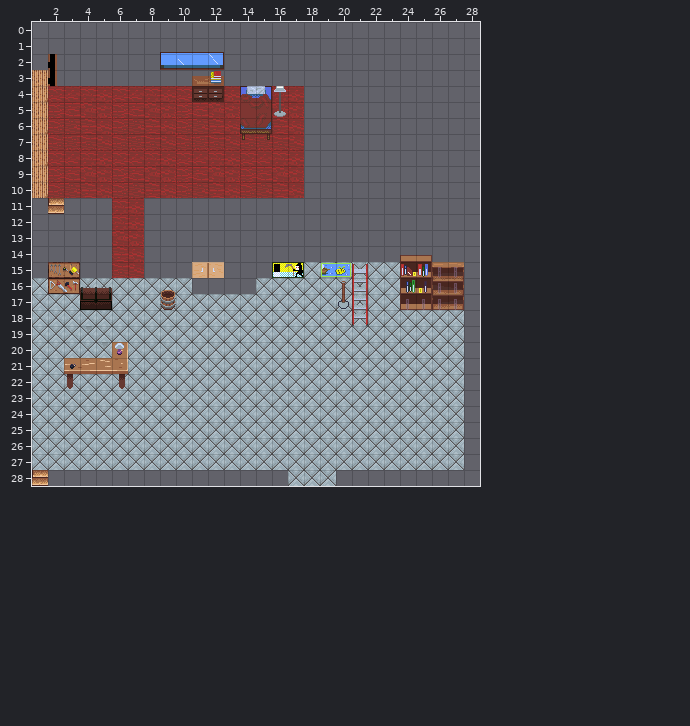
Tiled map -- SecretProject/SecretProject/Content/bin/DesktopGL/Map/JulianShop.tmx. This is how it looked before the edit.
Cells are 16x16 px. Shown: x 1..28, y 0..28.
Now the later version:
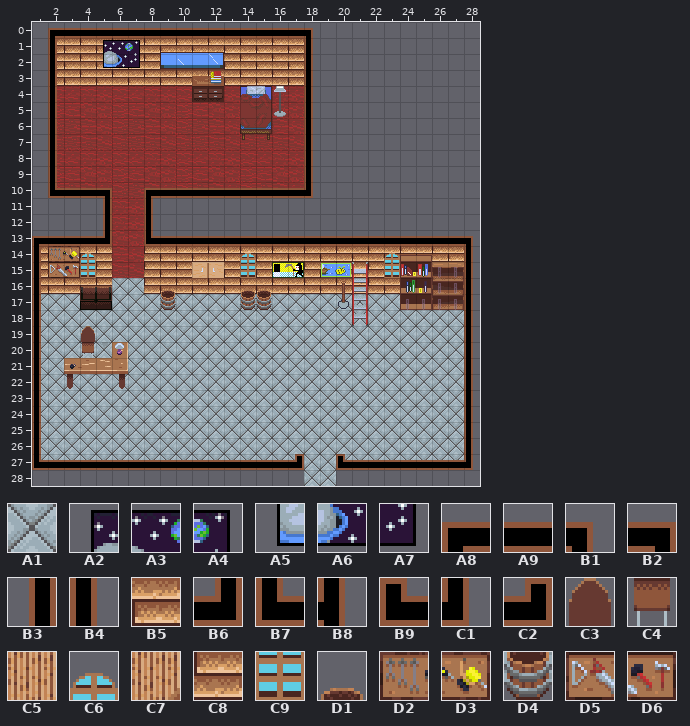
Key: from "InteriorSpriteSheet": A1 105, A2 115, A3 116, A4 117, A5 215, A6 216, A7 217, A8 251, A9 253, B1 254, B2 255, B3 352, B4 354, B5 410, B6 452, B7 454, B8 458, B9 549, C1 552, C2 557, C3 937, C4 1037, C5 1048, C6 1146, C7 1148, C8 1156, C9 1246, D1 1333, D2 1336, D3 1337, D4 1433, D5 1436, D6 1437.
__ is an empty cell, ## one hidden under a higher layer.
Tiles replaced or removed in this view: A1, B8, C5, C7, C8, D2, D3, D5, D6.
Edits made:
Changed rows in their new state; .. is an unchanged cell.
Layer "background":
first column x 2:
 1 C8 B5 C8 B5 C8 B5 C8 B5 C8 B5 C8 B5 C8 B5 C8 B5
 2 C8 B5 C8 B5 C8 B5 C8 .. .. .. .. B5 C8 B5 C8 B5
 3 C8 B5 C8 B5 C8 B5 C8 B5 C8 B5 C8 B5 C8 B5 C8 B5
first column x 1:
14 C8 .. .. B5 C8 .. .. C8 B5 C8 B5 C8 B5 C8 B5 C8 B5 C8 B5 C8 B5 C8 B5 C8 B5 C8 B5
15 C8 .. .. .. C8 .. .. C8 B5 C8 .. .. B5 .. B5 .. .. C8 B5 C8 B5 C8 ## .. .. .. ..
16 C8 B5 C8 B5 C8 .. .. C8 B5 C8 B5 C8 B5 C8 B5 C8 B5 C8 B5 C8 B5 C8 B5 .. .. .. ..
first column x 17:
28 __
Layer "buildings":
first column x 1:
 0 .. A8 A9 A9 A9 A9 A9 A9 A9 A9 A9 A9 A9 A9 A9 A9 A9 B1 .. .. .. .. .. .. .. .. .. ..
 1 .. B4 .. .. .. .. .. .. .. .. .. .. .. .. .. .. .. B4 .. .. .. .. .. .. .. .. .. ..
 2 .. B4 .. .. .. .. .. .. .. .. .. .. .. .. .. .. .. B4 .. .. .. .. .. .. .. .. .. ..
 3 __ B4 .. .. .. .. .. .. .. .. .. .. .. .. .. .. .. B4 .. .. .. .. .. .. .. .. .. ..
 4 __ B4 .. .. .. .. .. .. .. .. .. .. .. .. .. .. .. B4 .. .. .. .. .. .. .. .. .. ..
 5 __ B4 .. .. .. .. .. .. .. .. .. .. .. .. .. .. .. B4 .. .. .. .. .. .. .. .. .. ..
 6 __ B4 .. .. .. .. .. .. .. .. .. .. .. .. .. .. .. B4 .. .. .. .. .. .. .. .. .. ..
 7 __ B4 .. .. .. .. .. .. .. .. .. .. .. .. .. .. .. B4 .. .. .. .. .. .. .. .. .. ..
 8 __ B4 .. .. .. .. .. .. .. .. .. .. .. .. .. .. .. B4 .. .. .. .. .. .. .. .. .. ..
 9 __ B4 .. .. .. .. .. .. .. .. .. .. .. .. .. .. .. B4 .. .. .. .. .. .. .. .. .. ..
10 __ B7 A9 A9 B2 .. .. A8 A9 A9 A9 A9 A9 A9 A9 A9 A9 C1 .. .. .. .. .. .. .. .. .. ..
11 .. __ .. .. B3 .. .. B4 .. .. .. .. .. .. .. .. .. .. .. .. .. .. .. .. .. .. .. ..
12 .. .. .. .. B3 .. .. B4 .. .. .. .. .. .. .. .. .. .. .. .. .. .. .. .. .. .. .. ..
13 A8 A9 A9 A9 B6 .. .. B7 A9 A9 A9 A9 A9 A9 A9 A9 A9 A9 A9 A9 A9 A9 A9 A9 A9 A9 A9 B1
14 B4 .. .. .. .. .. .. .. .. .. .. .. .. .. .. .. .. .. .. .. .. .. .. .. .. .. .. B4
15 B4 .. .. .. .. .. .. .. .. .. .. .. .. .. .. .. .. .. .. .. .. .. .. .. .. .. .. B4
16 B4 .. .. .. .. .. .. .. .. .. .. .. .. .. .. .. .. .. .. .. .. .. .. .. .. .. .. B4
17 B4 .. .. .. .. .. .. .. .. .. .. .. .. D4 D4 .. .. .. .. .. .. .. .. .. .. .. .. B4
18 B4 .. .. .. .. .. .. .. .. .. .. .. .. .. .. .. .. .. .. .. .. .. .. .. .. .. .. B4
19 B4 .. .. .. .. .. .. .. .. .. .. .. .. .. .. .. .. .. .. .. .. .. .. .. .. .. .. B4
20 B4 .. .. .. .. .. .. .. .. .. .. .. .. .. .. .. .. .. .. .. .. .. .. .. .. .. .. B4
21 B4 .. .. .. .. .. .. .. .. .. .. .. .. .. .. .. .. .. .. .. .. .. .. .. .. .. .. B4
22 B4 .. .. .. .. .. .. .. .. .. .. .. .. .. .. .. .. .. .. .. .. .. .. .. .. .. .. B4
23 B4 .. .. .. .. .. .. .. .. .. .. .. .. .. .. .. .. .. .. .. .. .. .. .. .. .. .. B4
24 B4 .. .. .. .. .. .. .. .. .. .. .. .. .. .. .. .. .. .. .. .. .. .. .. .. .. .. B4
25 B4 .. .. .. .. .. .. .. .. .. .. .. .. .. .. .. .. .. .. .. .. .. .. .. .. .. .. B4
26 B4 .. .. .. .. .. .. .. .. .. .. .. .. .. .. .. .. .. .. .. .. .. .. .. .. .. .. B4
27 B7 A9 A9 A9 A9 A9 A9 A9 A9 A9 A9 A9 A9 A9 A9 A9 C2 .. .. B9 A9 A9 A9 A9 A9 A9 A9 C1
28 __ .. .. .. .. .. .. .. .. .. .. .. .. .. .. .. .. .. .. .. .. .. .. .. .. .. .. ..
Layer "midGround":
first column x 2:
15 __ __
16 __ __
Layer "foreGround":
first column x 5:
 1 A2 A3 A4
 2 A5 A6 A7
first column x 2:
14 D2 D3 C6 .. .. .. .. .. .. .. .. .. C6 .. .. .. .. .. .. .. .. C6
15 D5 D6 C9 .. .. .. .. .. .. .. .. .. C9 .. .. .. .. .. .. .. .. C9
16 .. .. .. .. .. .. .. .. .. .. .. .. D1 D1 .. .. .. .. .. .. .. ..
19 .. .. C3 .. .. .. .. .. .. .. .. .. .. .. .. .. .. .. .. .. .. ..
20 .. .. C4 .. .. .. .. .. .. .. .. .. .. .. .. .. .. .. .. .. .. ..
